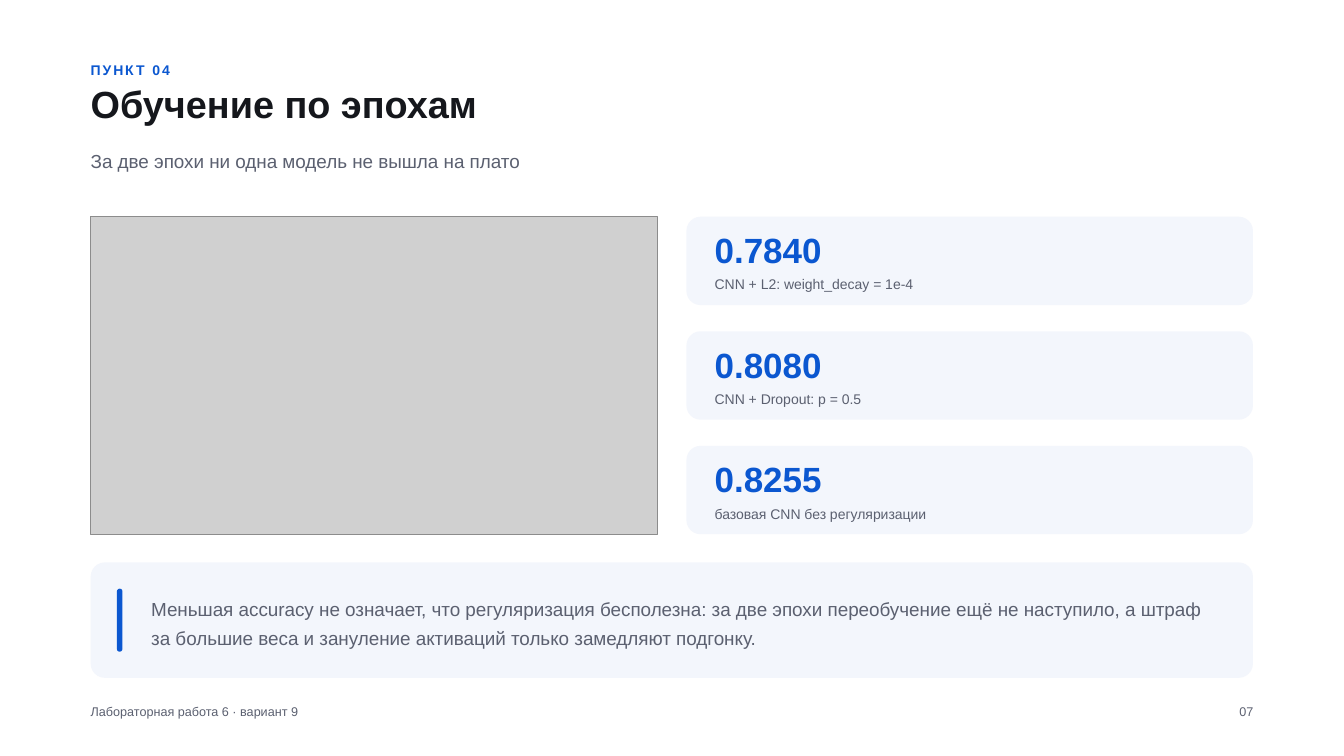
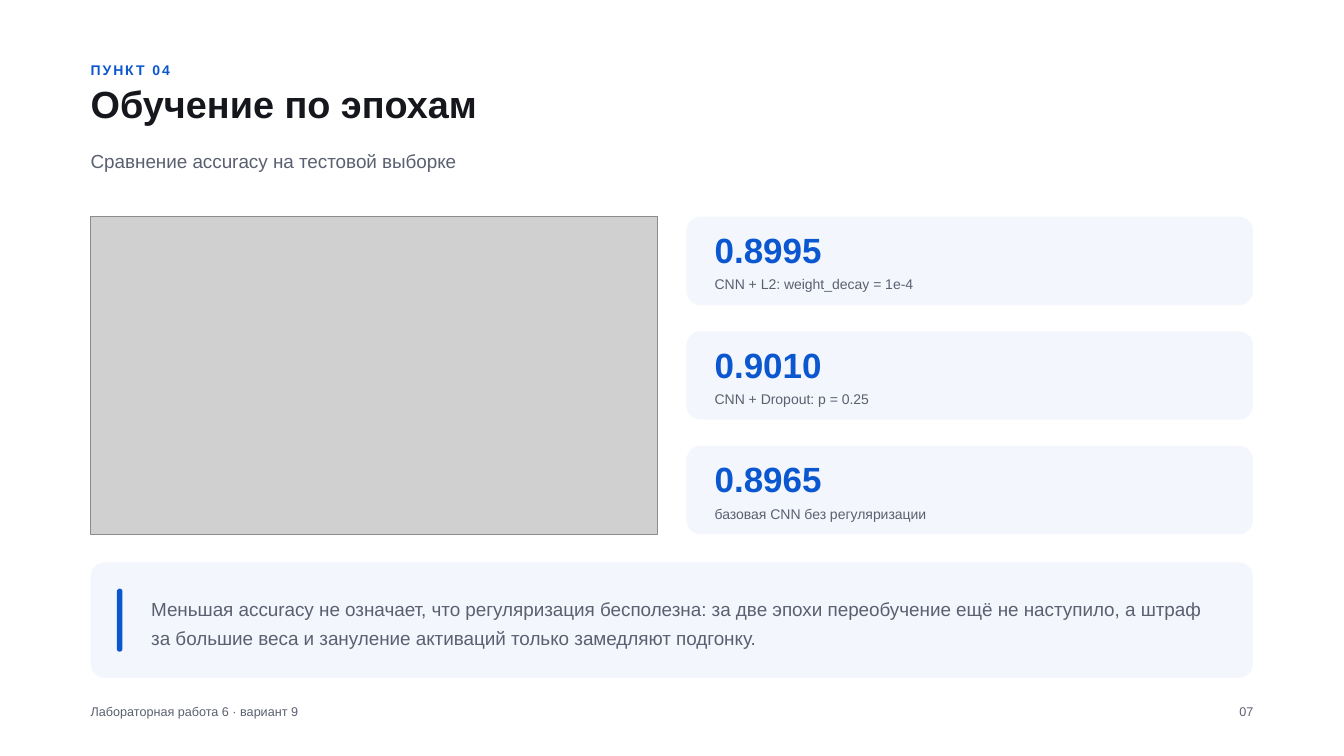
Before and after one commit to stepanshepilov/TSU_CV, a slide deck: slide 7 of lab6/Лабораторная_6_вариант_9.pptx. Drawn at 1344x756 pixels with LibreOffice and Linux fonts; fonts in the diff are those of the drawing; grey boxes stand for pictures. Boxes give left, top, right and bottom in pixels: in the first picture for what was removed or moved away, otherwise in the second. Text is boxed around its words. In the diff, an @@ line names an element or a change of style, - is before the commit and + after.

```diff
--- a/lab6/Лабораторная_6_вариант_9.pptx
+++ b/lab6/Лабораторная_6_вариант_9.pptx
@@ text at <box>91,154,456,172</box>: text changed @@
-За две эпохи ни одна модель не вышла на плато
+Сравнение accuracy на тестовой выборке
@@ text at <box>715,238,822,264</box>: text changed @@
-0.7840
+0.8995
@@ text at <box>715,353,822,379</box>: text changed @@
-0.8080
+0.9010
@@ text at <box>715,394,869,407</box>: text changed @@
-CNN + Dropout: p = 0.5
+CNN + Dropout: p = 0.25
@@ text at <box>715,467,822,493</box>: text changed @@
-0.8255
+0.8965
```
Also in this commit, not shown: 4 other slides changed, 1 slide added, 1 slide removed, 7 other files.
